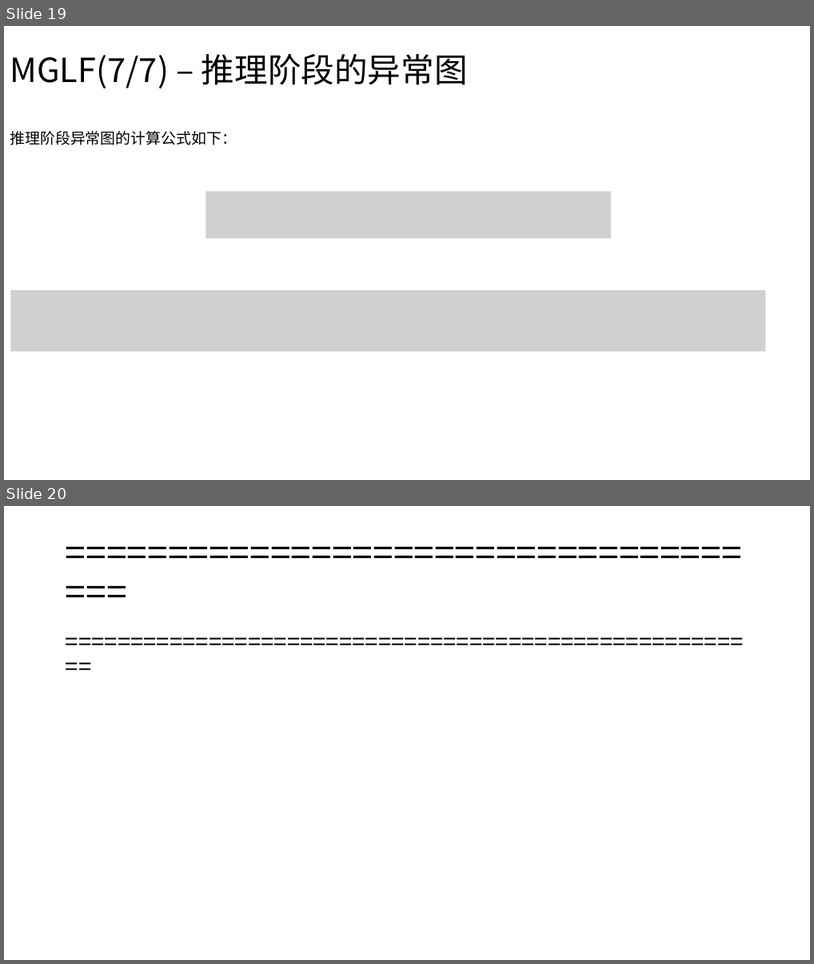
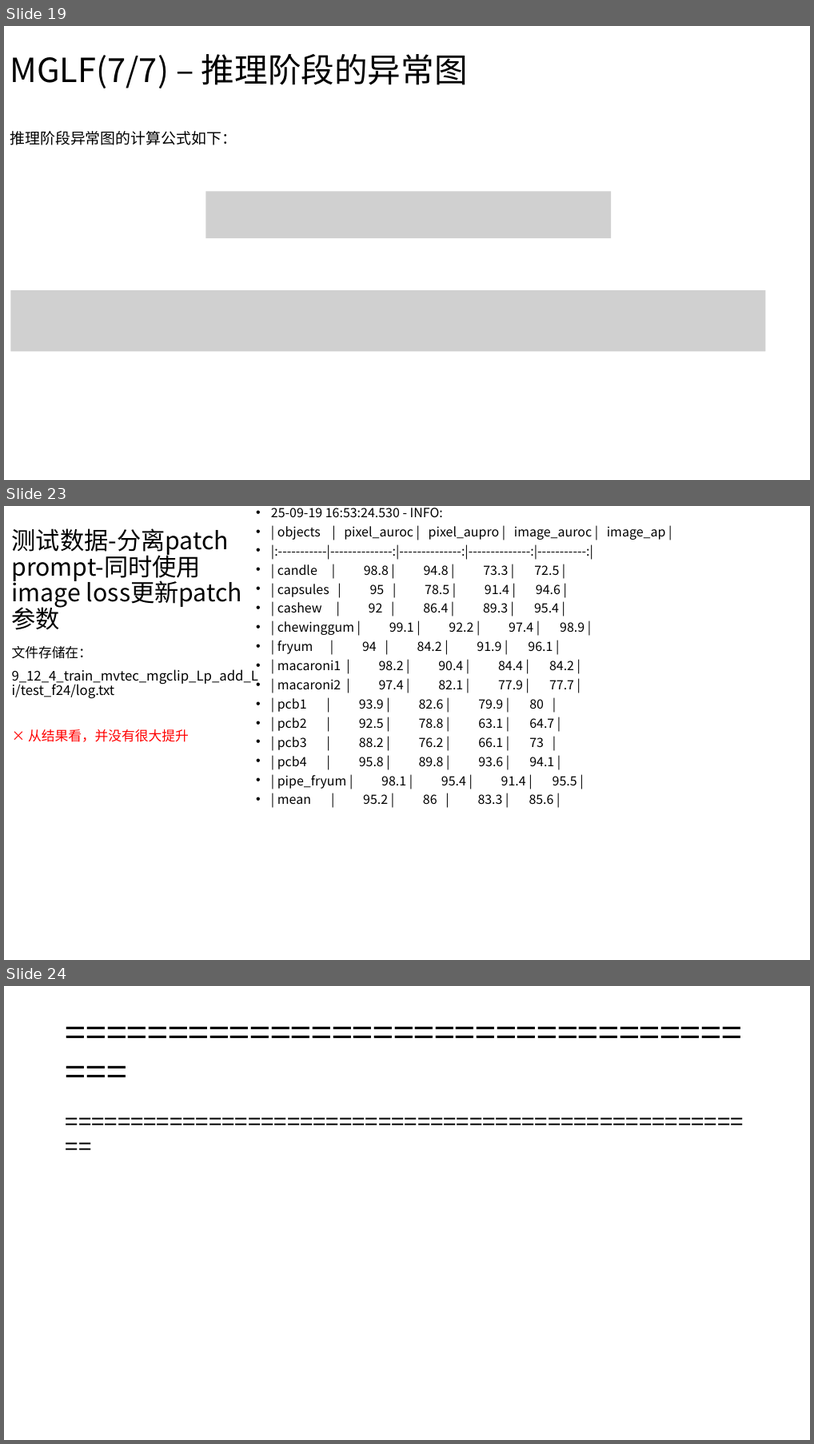
Before and after one commit to wushengxin2012/fileRepository, a slide deck: 2.MGCLIP.pptx. Shown one above the other, each under a label of ours: slides 19 and 20 before the commit, slides 19, 23 and 24 after it; the slides between them are not shown. The pictures are 814x964 and 814x1444 pixels, drawn with LibreOffice and Linux fonts; fonts in the diff are those of the drawing; grey boxes stand for pictures. Boxes give left, top, right and bottom in pixels: in the first picture for what was removed or moved away, otherwise in the second. Text is boxed around its words. In the diff, an @@ line names an element or a change of style, - is before the commit and + after.

```diff
--- a/2.MGCLIP.pptx
+++ b/2.MGCLIP.pptx
@@ slide 23 added at <box>4,506,810,960</box>, background #FFFFFF @@
@@ title added at <box>12,528,229,608</box>, 28.8 pt, text #000000 @@
+测试数据-分离patch prompt-同时使用image loss更新patch参数
@@ text added at <box>271,508,666,804</box>, 15.2 pt, text #000000 @@
+• 25-09-19 16:53:24.530 - INFO:
+• | objects | pixel_auroc | pixel_aupro | image_auroc | image_ap |
+• |:-----------|--------------:|--------------:|--------------:|-----------:|
+• | candle | 98.8 | 94.8 | 73.3 | 72.5 |
+• | capsules | 95 | 78.5 | 91.4 | 94.6 |
+• | cashew | 92 | 86.4 | 89.3 | 95.4 |
+• | chewinggum | 99.1 | 92.2 | 97.4 | 98.9 |
+• | fryum | 94 | 84.2 | 91.9 | 96.1 |
+• | macaroni1 | 98.2 | 90.4 | 84.4 | 84.2 |
+• | macaroni2 | 97.4 | 82.1 | 77.9 | 77.7 |
+• | pcb1 | 93.9 | 82.6 | 79.9 | 80 |
+• | pcb2 | 92.5 | 78.8 | 63.1 | 64.7 |
+• | pcb3 | 88.2 | 76.2 | 66.1 | 73 |
+• | pcb4 | 95.8 | 89.8 | 93.6 | 94.1 |
+• | pipe_fryum | 98.1 | 95.4 | 91.4 | 95.5 |
+• | mean | 95.2 | 86 | 83.3 | 85.6 |
@@ text added at <box>12,646,258,742</box>, 16 pt, text #000000 @@
+文件存储在：
+9_12_4_train_mvtec_mgclip_Lp_add_Li/test_f24/log.txt
+× 从结果看，并没有很大提升
@@ what was slide 20 is now slide 24 @@
```
Also in this commit, not shown: 3 other slides added, 4 other files.
